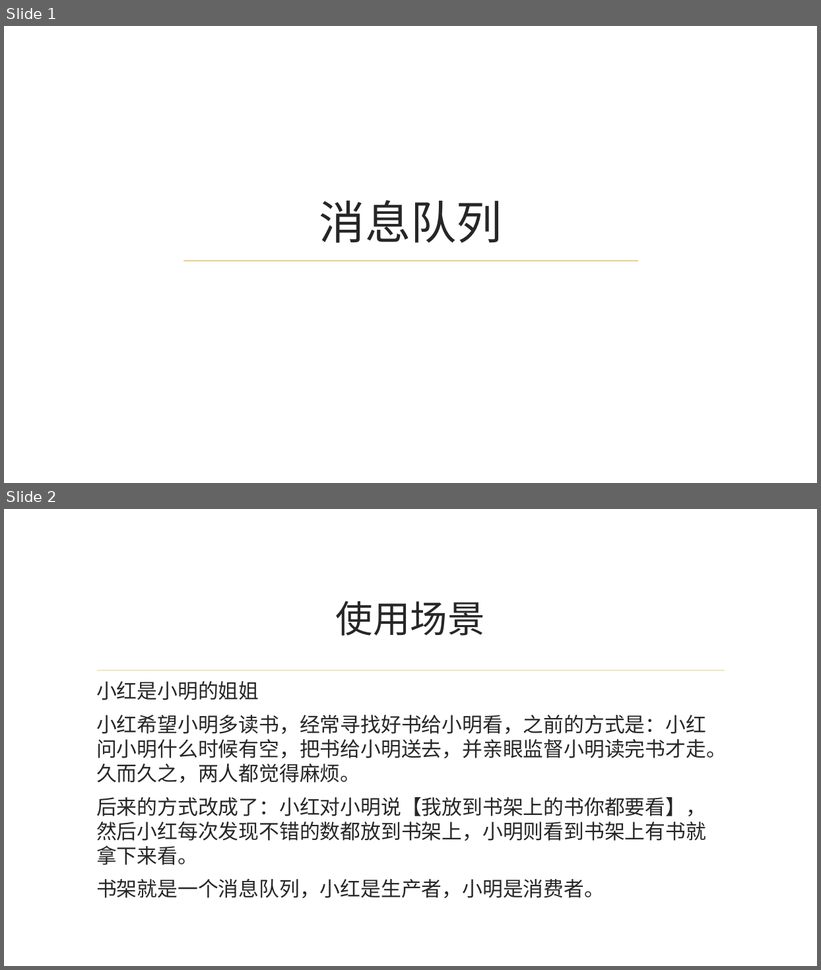
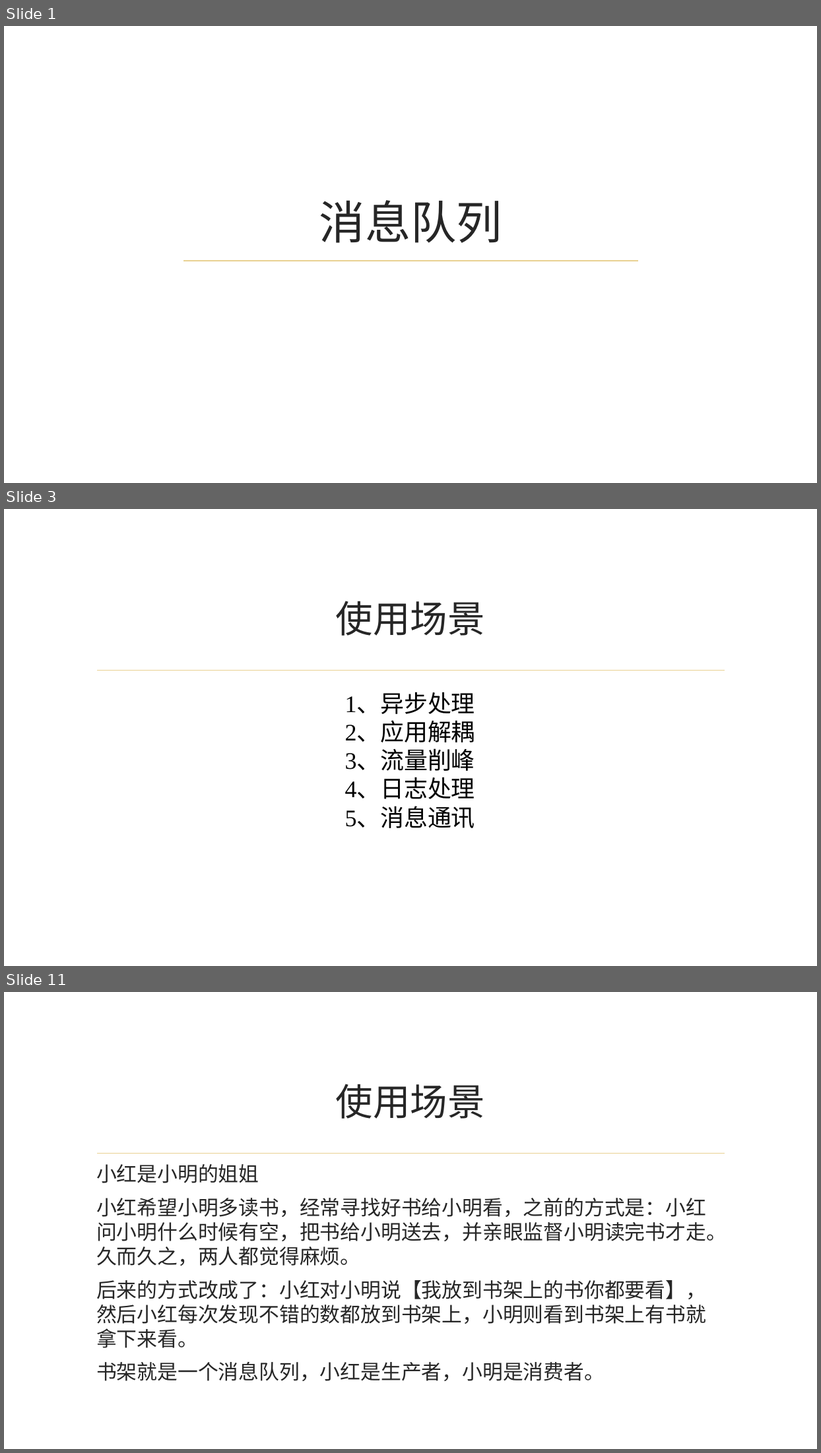
Before and after one commit to mmmhong/CPC, a slide deck: 消息队列/消息队列.pptx. Shown one above the other, each under a label of ours: slides 1 and 2 before the commit, slides 1, 3 and 11 after it; the slides between them are not shown. The pictures are 821x970 and 821x1453 pixels, drawn with LibreOffice and Linux fonts; fonts in the diff are those of the drawing; background and template pictures are left out. Boxes give left, top, right and bottom in pixels: in the first picture for what was removed or moved away, otherwise in the second. Text is boxed around its words. In the diff, an @@ line names an element or a change of style, - is before the commit and + after.

Commit message:
修改用例图 需求文档 消息队列PPT

```diff
--- a/消息队列/消息队列.pptx
+++ b/消息队列/消息队列.pptx
@@ slide 3 added at (x1=4, y1=509, x2=817, y2=966), background picture (left out); not listed: 1 template element that a slide beside it also shows @@
@@ title added at (x1=336, y1=601, x2=485, y2=636), 44 pt, text #262626 @@
+使用场景
@@ text added at (x1=345, y1=694, x2=475, y2=828), 28 pt, text #000000 @@
+1、异步处理
+2、应用解耦
+3、流量削峰
+4、日志处理
+5、消息通讯
@@ what was slide 2 is now slide 11 @@
```
Also in this commit, not shown: 9 other slides added, 2 other files.
